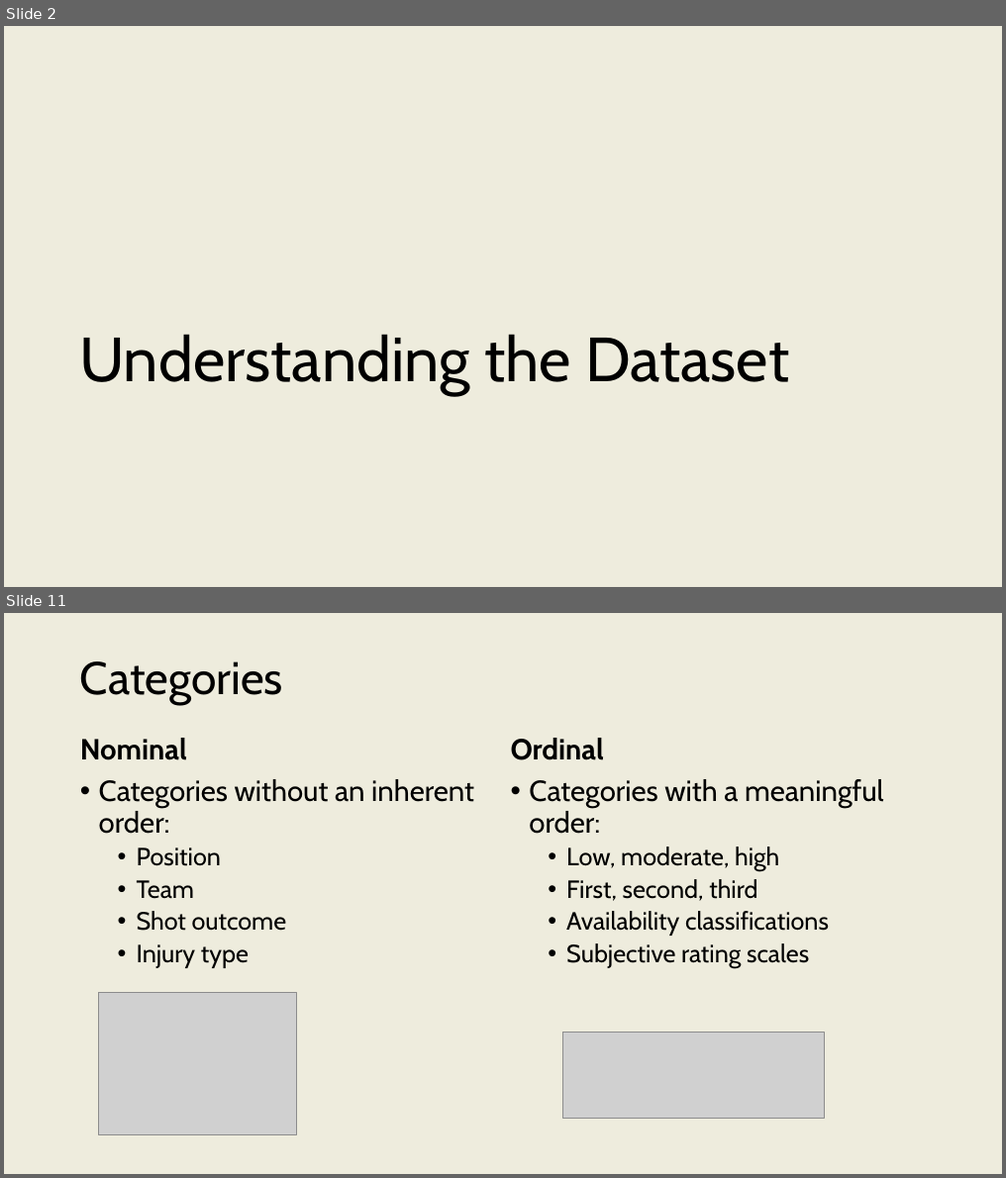
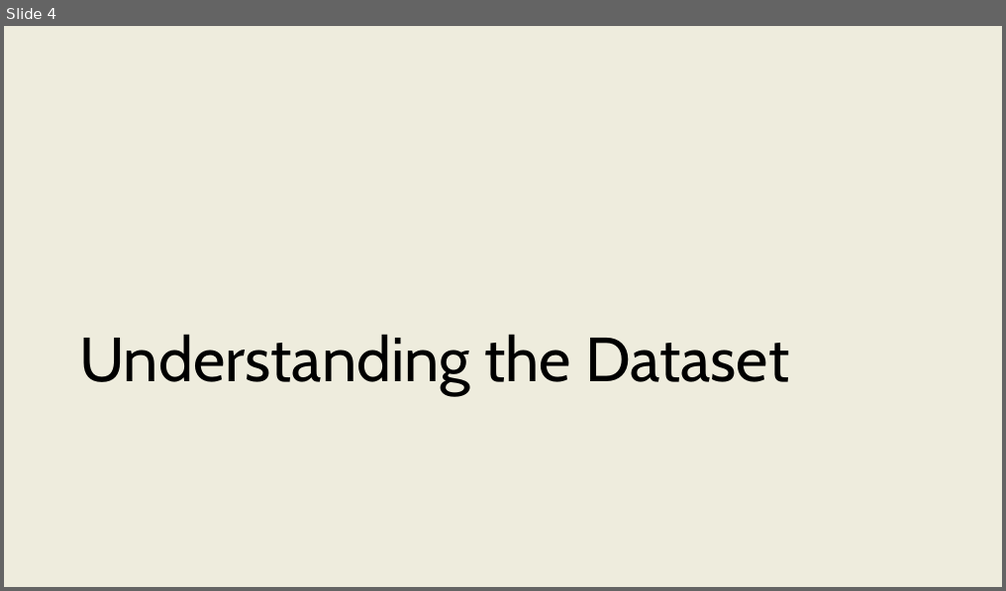
Before and after one commit to onishisaryu/HES-3000-Sports-Data-Analytics, a slide deck: pptx/Lecture7.pptx. Shown one above the other, each under a label of ours: slides 2 and 11 before the commit, slide 4 after it; the slides between them are not shown. The pictures are 1006x1178 and 1006x591 pixels, drawn with LibreOffice and Linux fonts; fonts in the diff are those of the drawing; grey boxes stand for pictures. Boxes give left, top, right and bottom in pixels: in the first picture for what was removed or moved away, otherwise in the second. Text is boxed around its words. In the diff, an @@ line names an element or a change of style, - is before the commit and + after.

```diff
--- a/pptx/Lecture7.pptx
+++ b/pptx/Lecture7.pptx
@@ slide 11 removed at (4,613,1002,1174), background #EEECDD @@
@@ title removed at (80,662,283,705) @@
-Categories
@@ text removed at (80,738,474,968) @@
-Nominal
-• Categories without an inherent order:
-  • Position
-  • Team
-  • Shot outcome
-  • Injury type
@@ text removed at (511,738,884,968) @@
-Ordinal
-• Categories with a meaningful order:
-  • Low, moderate, high
-  • First, second, third
-  • Availability classifications
-  • Subjective rating scales
@@ picture removed at (99,992,297,1135) @@
@@ picture removed at (563,1033,824,1119) @@
@@ what was slide 2 is now slide 4 @@
```
Also in this commit, not shown: 2 slides added, 27 other slides removed.
